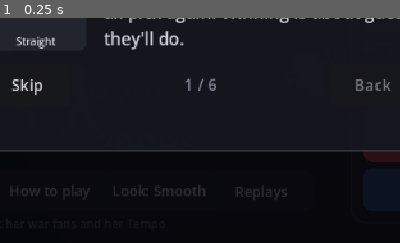
Above: before the commit, frame 1.
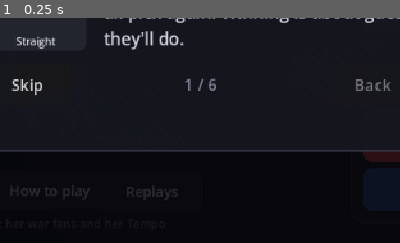
Above: after the commit, the same moment.

Repository: Veriduim/standoff
Game: Godot game, scene res://scenes/main.tscn
Two runs of this game, one before a commit and one after it. Both use one fixed random seed, a clock stepped at 60 frames per second and the inputs below.
Inputs:
- Up to frame 1 (0.25 s): no input
The pictures show only the part of the screen within x 17-67%, y 50-100%; the shares and areas given below are measured in that part.

The runs differ from the first frame. In frame 1, 0.5% of the frame differs, in the area x 28-72%, y 74-81%.

Commit message:
0.23.0: replays saved to the phone; the pixel look dropped; the uppercut and the camera (Timmy 02:19)
- 'Save to phone' on each saved replay: a copy in Download/Standoff Replays (write_external_storage asked on older
  Androids); test_replay_to_device writes to a test folder, not the PC's Downloads
- the pixel look is gone - smooth only (02:19 'I think smooth works for us'); the after-pass is the colour split
- the uppercut launches a little lower (kb y -12 -> -10.5); a Jump straight after still reaches for an Air Knee
  (checked in the sim); move cards say what they cancel into on hit ('Jump / Super Jump on hit')
- the camera frames the ghost's whole path, not its looping frame (the uppercut's ghost had it zooming out and in)

Co-Authored-By: Claude Opus 5.5 <noreply@anthropic.com>
Claude-Session: https://claude.ai/code/session_019cpLLa1bA2ND22yfhrkoYF

Diff:
--- a/project.godot
+++ b/project.godot
@@ -11,7 +11,7 @@
 [application]
 
 config/name="Standoff"
-config/version="0.22.0"
+config/version="0.23.0"
 config/icon="res://assets/icon.png"
 run/main_scene="res://scenes/main.tscn"
 config/features=PackedStringArray("4.7", "GL Compatibility")
--- a/scripts/dev/shots.gd
+++ b/scripts/dev/shots.gd
@@ -27,6 +27,10 @@
 		await _wait(4)
 		await _snap(out.path_join("1h%d_help.png" % (i + 1)))
 	game.how.visible = false
+	game.replay_list.open()   # (the saved replays - 02:15)
+	await _wait(4)
+	await _snap(out.path_join("1r_replays.png"))
+	game.replay_list.visible = false
 	# a few turns played by a bot for you, to get everyone moving
 	game.auto_me = true
 	game.start_local(5, "ffa", 0)
@@ -181,10 +185,3 @@
 	await _until(func() -> bool: return game.stage.fx.dim > 0.3, 120)
 	await _wait(10)
 	await _snap(out.path_join("16_finale.png"))
-	# the pixel look, mid-match
-	await _until(func() -> bool: return game.phase == "pick", 600)
-	var was: bool = game.home.pixel
-	game.home.set_pixel(true)
-	await _wait(30)
-	await _snap(out.path_join("13_pixel.png"))
-	game.home.set_pixel(was)
--- a/scripts/sim/moves.gd
+++ b/scripts/sim/moves.gd
@@ -131,7 +131,7 @@
 		"uppercut": {"name": "Uppercut", "tab": "special", "kind": "attack", "init_invuln": [1, 6],
 			"cancel_into": ["jump", "superjump"], "frames": 26, "where": "ground",
 			"aim": "facing", "motion": [[3, 8, 3.0, 0.0]],
-			"hits": [{"from": 6, "to": 9, "box": [4, -120, 46, 70], "dmg": 38, "stun": 26, "kb": [1.5, -12.0],
+			"hits": [{"from": 6, "to": 9, "box": [4, -120, 46, 70], "dmg": 38, "stun": 26, "kb": [1.5, -10.5],
 				"block": 12, "chip": 3, "group": 0}],
 			"pose": [[0, "crouch"], [6, "uppercut"], [16, "idle"]]},
 		"spin": {"name": "Spin Kick", "tab": "attack", "kind": "attack", "frames": 26, "where": "ground",
--- a/scripts/tests/ui_test.gd
+++ b/scripts/tests/ui_test.gd
@@ -19,12 +19,9 @@
 			and g._demo != null and g._demo.fighters.size() == 4)
 	g._process(1.0)
 	_check("...and the match behind it moves", g._demo.tick > 0)
-	var was_pixel: bool = g.home.pixel
-	(g.home as HomeScreen).set_pixel(true)
 	g._process(0.016)
-	_check("the Pixel look switch puts the after-pass over the stage in blocks",
-			g.post.visible and g.pixel_size > 1.0)
-	(g.home as HomeScreen).set_pixel(was_pixel)
+	_check("smooth only (02:19 - the pixel look's gone): no after-pass with nothing splitting", not g.post.visible
+			and g.home.find_child("Look", true, false) == null)
 	(g.home as HomeScreen)._set_colour(2)
 	(g.home as HomeScreen)._set_count(9)
 	_check("the home screen keeps 1-5 opponents (9 -> %d)" % g.home.opponents, g.home.opponents == 5)
@@ -524,7 +521,7 @@
 	cfg.load(HomeScreen.SETTINGS)
 	_check("Hard then Easy picked: the bots are %s then %s, and it's saved (%s)" % [Bot.LEVELS[hard], Bot.LEVELS[easy],
 			cfg.get_value("home", "bots", -1)], hard == 2 and easy == 0 and int(cfg.get_value("home", "bots", -1)) == 0
-			and g.home.find_child("BotsNormal", true, false) != null and g.home.find_child("Look", true, false) != null)
+			and g.home.find_child("BotsNormal", true, false) != null)
 	(g.home as HomeScreen).set_level(was)
 	g.queue_free()
 
@@ -561,3 +558,23 @@
 			and not (g.over_panel.find_child("Rematch", true, false) as Button).visible)
 	DirAccess.remove_absolute(str(kept[0]))   # (the test's own replay)
 	g.queue_free()
+
+
+func _test_replay_to_device() -> void:
+	_section("Replays to the phone (02:19 \"save them to device\"): a copy in its Download/Standoff Replays")
+	var tmp := OS.get_user_data_dir().path_join("_device_test")
+	Replays.device_dir = tmp   # (not the PC's real Downloads)
+	var rec := {"v": Version.TAG, "when": 1760000000, "names": ["You", "Bot 1"], "result": "You win!", "start": {},
+		"turns": []}
+	DirAccess.make_dir_recursive_absolute(Replays.DIR)
+	var src := Replays.DIR.path_join("_device_test.json")
+	var f := FileAccess.open(src, FileAccess.WRITE)
+	f.store_string(JSON.stringify(rec))
+	f.close()
+	var out := Replays.export_to_device(src)
+	_check("Save to phone writes a copy there (%s)" % out, out != "" and FileAccess.file_exists(out)
+			and Replays.load_rec(out).get("result", "") == "You win!")
+	DirAccess.remove_absolute(out)
+	DirAccess.remove_absolute(tmp)
+	DirAccess.remove_absolute(src)
+	Replays.device_dir = ""
--- a/scripts/ui/game_screen.gd
+++ b/scripts/ui/game_screen.gd
@@ -9,7 +9,6 @@
 const LAG_HOLD := 0.45     ## seconds the HP lost stays showing (white) before it drains (pick 10)
 const LAG_SPEED := 0.6     ## how fast it drains, in whole bars a second
 const TURN_SECONDS := 30.0 ## the turn clock (the YOMI wiki's default ruleset: 30 s) - then your pick as it stands goes in
-const PIXEL := 3.0         ## the pixel look's block size, in game pixels
 
 var sim: Sim
 var bots := {}             ## fighter id -> Bot
@@ -35,7 +34,6 @@
 var leave_btn: Button
 var clock: Label
 var post: ColorRect
-var pixel_size := 1.0        ## the after-pass's block size now (screen px; 1 = smooth)
 var over_panel: PanelContainer
 var fast_btn: Button
 
@@ -79,7 +77,7 @@
 	sfx.name = "Sfx"
 	add_child(sfx)
 	stage.sfx = sfx
-	post = ColorRect.new()   # (over the stage, under everything else: the colour split, the pixel look)
+	post = ColorRect.new()   # (over the stage, under everything else: the colour split)
 	post.name = "Post"
 	var mat := ShaderMaterial.new()
 	mat.shader = load("res://shaders/post.gdshader")
@@ -1052,18 +1050,17 @@
 		_next()
 
 
-## The after-pass: on only while the picture splits (supers, KOs, Bursts) or with the pixel look switched on.
+## The after-pass: on only while the picture splits (supers, KOs, Bursts). (The pixel look went 02:19 "I think smooth
+## works for us".)
 func _post() -> void:
 	var split := stage.fx.split
-	post.visible = split > 0.01 or home.pixel
+	post.visible = split > 0.01
 	if not post.visible:
 		return
 	var mat := post.material as ShaderMaterial
 	mat.set_shader_parameter("split", split)
 	mat.set_shader_parameter("centre", stage.w2s(stage.fx.split_at) / get_viewport_rect().size)
-	var k := maxf(1.0, get_viewport().get_final_transform().get_scale().y)   # (the phone's pixels per game pixel)
-	pixel_size = PIXEL * k if home.pixel else 1.0
-	mat.set_shader_parameter("pixel", pixel_size)
+	mat.set_shader_parameter("pixel", 1.0)
 
 
 ## The white chunk on each HP bar drains down to the HP once its moment's up.
--- a/scripts/ui/home_screen.gd
+++ b/scripts/ui/home_screen.gd
@@ -16,7 +16,6 @@
 var colour := 0
 var opponents := 3
 var mode := "ffa"
-var pixel := false   ## the pixel look (Timmy 18:35 - pick 2 from the YOMI study, as a switch); kept between plays
 
 var dim: ColorRect
 var card: PanelContainer
@@ -90,7 +89,6 @@
 	var level_group := ButtonGroup.new()
 	var cfg := ConfigFile.new()
 	if cfg.load(SETTINGS) == OK:
-		pixel = bool(cfg.get_value("look", "pixel", false))
 		Bot.chosen = clampi(int(cfg.get_value("home", "bots", 1)), 0, 2)
 	for k in Bot.LEVELS.size():
 		var lvl: int = k
@@ -128,18 +126,12 @@
 	for s in ["normal", "hover", "focus"]:
 		how.add_theme_stylebox_override(s, Ui.box(Color("#1e2029e8"), 12))
 	add_child(how)
-	var look := Ui.button(_look_label(), func() -> void: set_pixel(not pixel), 18)   # (the look switch, moved here)
-	look.name = "Look"
-	look.custom_minimum_size = Vector2(150, 46)
-	for s in ["normal", "hover", "focus"]:
-		look.add_theme_stylebox_override(s, Ui.box(Color("#1e2029e8"), 12))
-	add_child(look)
 	var rep := Ui.button("Replays", func() -> void: replays.emit(), 18)
 	rep.name = "Replays"
 	for s in ["normal", "hover", "focus"]:
 		rep.add_theme_stylebox_override(s, Ui.box(Color("#1e2029e8"), 12))
 	add_child(rep)
-	for b: Button in [snd, how, look, rep]:   # (four along the bottom - narrow enough to clear the card on 16:9)
+	for b: Button in [snd, how, rep]:   # (four along the bottom - narrow enough to clear the card on 16:9)
 		b.custom_minimum_size = Vector2(132, 46)
 	var ver := Ui.label(VERSION + "  ·  the Dancer: her war fans and her Tempo", 15, Color("#6b6b78"))
 	ver.name = "Version"
@@ -194,21 +186,6 @@
 	cfg.save(SETTINGS)
 
 
-func _look_label() -> String:
-	return "Look: Pixel" if pixel else "Look: Smooth"
-
-
-## Smooth or pixel - saved, so the game opens the way it was left.
-func set_pixel(on: bool) -> void:
-	pixel = on
-	if has_node("Look"):
-		(get_node("Look") as Button).text = _look_label()
-	var cfg := ConfigFile.new()
-	cfg.load(SETTINGS)
-	cfg.set_value("look", "pixel", on)
-	cfg.save(SETTINGS)
-
-
 func _toggle_sound() -> void:
 	Sfx.set_on(not Sfx.on)
 	sync_sound()
@@ -236,7 +213,7 @@
 	ver.position = Vector2(24, vp.y - 36)
 	var snd := get_node("Sound") as Button
 	var x := 24.0
-	for n: String in ["Sound", "HowToPlay", "Look", "Replays"]:
+	for n: String in ["Sound", "HowToPlay", "Replays"]:
 		(get_node(n) as Button).position = Vector2(x, vp.y - 92)
 		x += 140.0
 
--- a/scripts/ui/pick_panel.gd
+++ b/scripts/ui/pick_panel.gd
@@ -411,6 +411,10 @@
 		parts.append("armour f%d-%d" % [int(m["armor"][0]), int(m["armor"][1])])
 	if m.has("invuln"):
 		parts.append("dodges f%d-%d" % [int(m["invuln"][0]), int(m["invuln"][1])])
+	var into: Array = m.get("cancel_into", [])
+	if not into.is_empty():   # (02:19 "Is the only way to follow super jump?" - what it can go into on hit)
+		parts.append("%s on hit" % " / ".join(PackedStringArray(into.map(func(x: String) -> String:
+			return str(Moves.move("dancer", x).get("name", x))))))
 	if m.has("init_faster"):   # (initiative: the enemy was choosing too, not already committed)
 		parts.append("%df sooner with initiative" % int(m["init_faster"]))
 	if m.has("init_invuln"):
--- a/scripts/ui/replay_list.gd
+++ b/scripts/ui/replay_list.gd
@@ -5,6 +5,7 @@
 signal picked(path: String)
 
 var _box: VBoxContainer
+var _note: Label             ## where a "Save to phone" says how it went
 var _panel: PanelContainer
 
 
@@ -56,18 +57,35 @@
 		if rec.is_empty():
 			continue
 		var p := path
+		var row := HBoxContainer.new()
+		row.add_theme_constant_override("separation", 6)
+		_box.add_child(row)
 		var b := Ui.button(Replays.describe(rec), func() -> void:
 			visible = false
 			picked.emit(p), 19)
 		b.alignment = HORIZONTAL_ALIGNMENT_LEFT
 		b.custom_minimum_size = Vector2(0, 54)
+		b.size_flags_horizontal = Control.SIZE_EXPAND_FILL
 		b.clip_text = true
-		_box.add_child(b)
-	if _box.get_child_count() == 0:
+		row.add_child(b)
+		var keep := Ui.button("Save to phone", func() -> void: _export(p), 16)   # (02:19 "save them to device")
+		keep.name = "Export"
+		keep.custom_minimum_size = Vector2(150, 54)
+		row.add_child(keep)
+	_note = Ui.label("", 16, Color("#a7e8b8"))
+	_note.autowrap_mode = TextServer.AUTOWRAP_WORD_SMART
+	_box.add_child(_note)
+	if _box.get_child_count() == 1:
 		_box.add_child(Ui.label("No replays yet - every match you finish is kept here (the last %d)." % Replays.KEEP,
 				19, Color("#a7a7b8")))
 	visible = true
 	_layout()
+
+
+func _export(path: String) -> void:
+	var out := Replays.export_to_device(path)
+	_note.text = ("Saved to your phone: %s" % out) if out != "" else "Couldn't save it to the phone"
+	_note.add_theme_color_override("font_color", Color("#a7e8b8") if out != "" else Color("#ffb86b"))
 
 
 func _layout() -> void:
--- a/scripts/ui/replays.gd
+++ b/scripts/ui/replays.gd
@@ -6,6 +6,37 @@
 
 const DIR := "user://replays"
 const KEEP := 30
+
+
+static var device_dir := ""   ## where "Save to phone" puts a copy ("" = the phone's Download/Standoff Replays)
+
+
+## The phone's own folder for replays: Download/Standoff Replays (02:19 "Would love to save them to device").
+static func device_folder() -> String:
+	if device_dir != "":
+		return device_dir
+	return OS.get_system_dir(OS.SYSTEM_DIR_DOWNLOADS).path_join("Standoff Replays")
+
+
+## A copy of a saved replay on the phone, named by when it was played; its path, or "" if it couldn't.
+static func export_to_device(path: String) -> String:
+	if OS.get_name() == "Android":
+		OS.request_permissions()   # (older Androids ask before anything goes in Download)
+	var rec := load_rec(path)
+	if rec.is_empty():
+		return ""
+	var dir := device_folder()
+	if DirAccess.make_dir_recursive_absolute(dir) != OK and not DirAccess.dir_exists_absolute(dir):
+		return ""
+	var dt := Time.get_datetime_dict_from_unix_time(int(rec.get("when", 0)))
+	var out := dir.path_join("standoff_%04d-%02d-%02d_%02d%02d%02d.json" % [int(dt["year"]), int(dt["month"]),
+		int(dt["day"]), int(dt["hour"]), int(dt["minute"]), int(dt["second"])])
+	var f := FileAccess.open(out, FileAccess.WRITE)
+	if f == null:
+		return ""
+	f.store_string(JSON.stringify(rec, "", false, true))
+	f.close()
+	return out
 
 
 ## Save a finished match's record: {v, when, names, colours, me, mode, result, start, turns}.
--- a/scripts/ui/stage_view.gd
+++ b/scripts/ui/stage_view.gd
@@ -342,8 +342,8 @@
 	var hi := -INF
 	var top := 0.0
 	var pts: Array = frame.duplicate()
-	if not ghost.is_empty():
-		pts.append_array(ghost[mini(_ghost_i, ghost.size() - 1)])
+	for g: Array in ghost:   # (the ghost's whole path, not the frame it's looping on - 02:19 "when I uppercut the camera
+		pts.append_array(g)  # start panning in and out constantly")
 	for r: Array in pts:
 		lo = minf(lo, float(r[0]))
 		hi = maxf(hi, float(r[0]))
--- a/scripts/version.gd
+++ b/scripts/version.gd
@@ -2,4 +2,4 @@
 extends RefCounted
 ## The game's version - the home screen shows it, and lobbies list it (only the same version can play together).
 
-const TAG := "0.22.0"
+const TAG := "0.23.0"
Not shown, changed: export_presets.cfg
Not shown, changed: docs/plan.md
